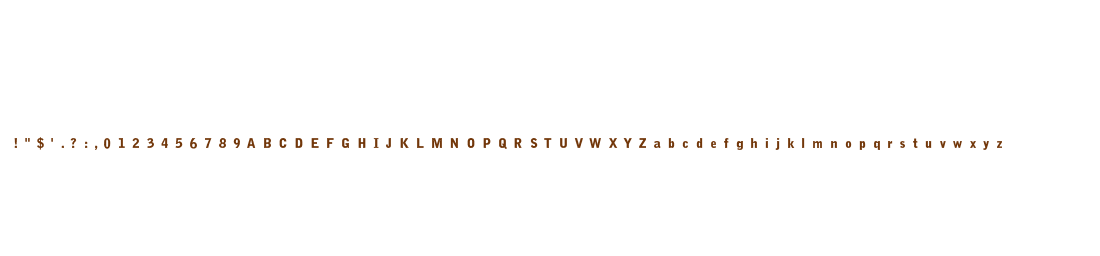
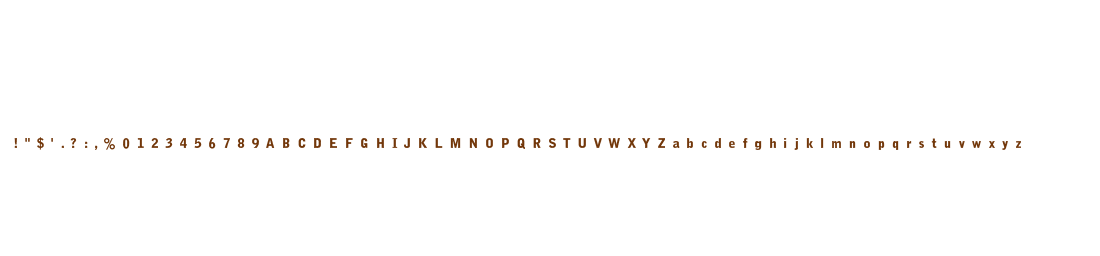
Revision of a layered 1100 x 256 image; what changed, layer by layer:
renamed "! ' $ ' . ? : , 0 1 2 3 4 5 6 7 8 9 A B C" to "! ' $ ' . ? : , % 0 1 2 3 4 5 6 7 8 9 A B", painted on it over (104, 138, 1021, 150)
